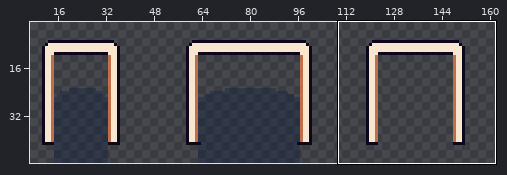
One commit to this pixel-art file: Assets/tiles/Doorways.ase. Above: a wide view before the commit, with the close-up outlined.
Close-up. Before the edit:
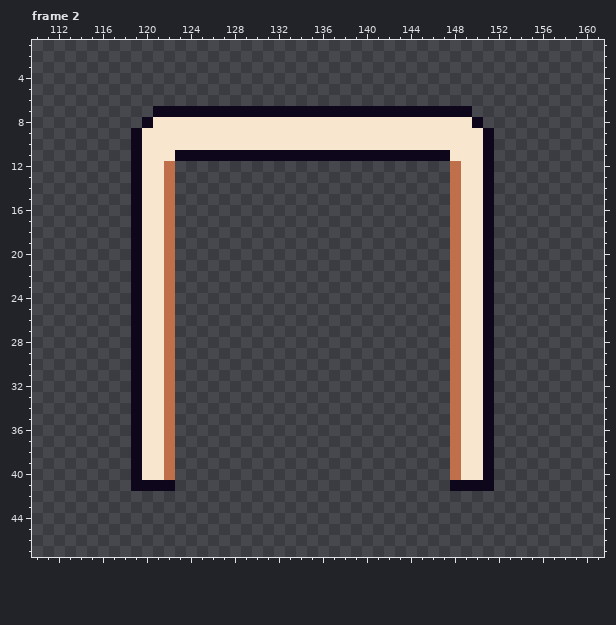
208x48 pixels, 2 frames. Shown: frame 2: x 110..161, y 1..47. The wide view leaves out empty margins. The commit also changed other frames or places, which this record leaves out.
New version:
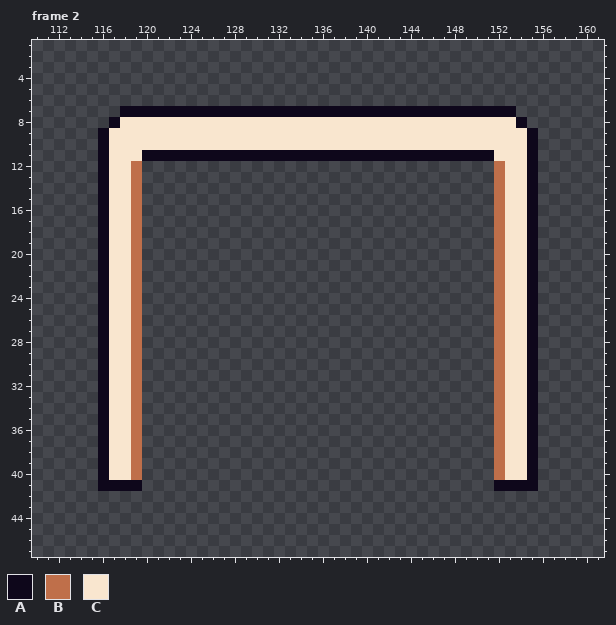
Palette (. is transparent): A #0e071b  B #bf6f4a  C #f9e6cf
What changed:
Frame 2, layer "Frame":
There is now colour A in row 7 at x 118 to 120 and 150 to 153; in row 8 at x 117 and 154; in rows 9 to 40 at x 116 and 155; in row 41 at x 116 to 118 and 152 to 155.
The edit turns colour C into colour A in row 11 at x 120 to 122 and 148 to 150.
There is now colour B in rows 12 to 40 at x 152.
The edit turns colour A into colour B in rows 12 to 40 at x 119.
There is now colour C in row 8 at x 118 to 119 and 151 to 153; in rows 9 to 11 at x 117 to 118 and 152 to 154; in rows 12 to 40 at x 117 to 118 and 153 to 154.
The edit turns colour A into colour C in row 8 at x 120 and 150; in rows 9 to 10 at x 119 and 151; in row 11 at x 119.
The author cleared colour A in rows 12 to 40 at x 151; in row 41 at x 120 to 122 and 148 to 151.
The author cleared colour B in rows 12 to 40 at x 122 and 148.
The author cleared colour C in rows 12 to 40 at x 120 to 121 and 149 to 150.
